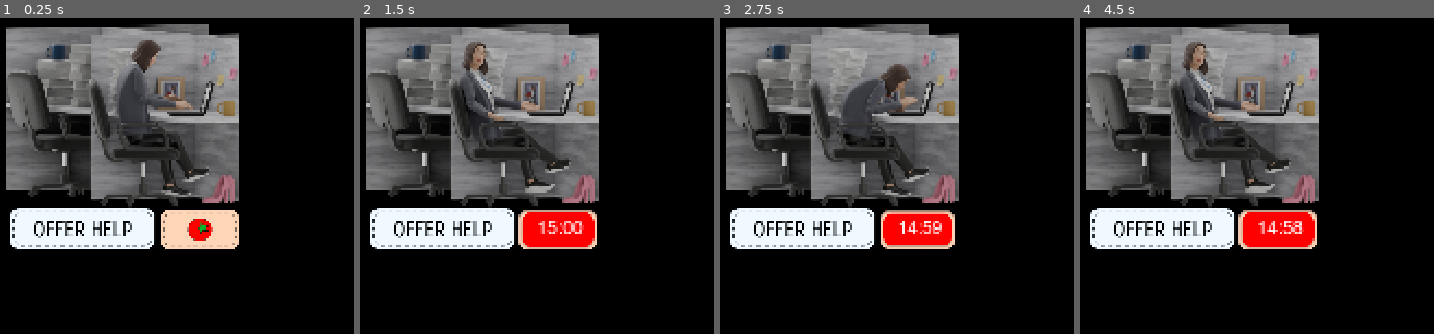
Above: before the commit, frames 1-4 (left to right).
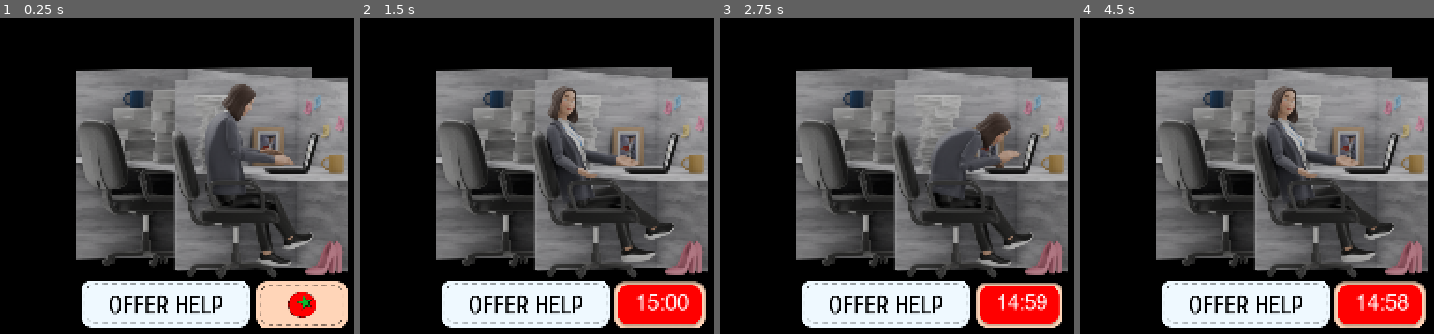
Above: after the commit, the same moments.

Repository: grkovalev/office-game
Game: Godot game, scene res://node.tscn
The game is run twice, just before and just after one commit, with the same random seed, the same clock (stepped at 60 frames per second) and the same inputs.
Inputs (mouse positions are in pixels of both pictures, inside the frame that each line leads up to; where the layout moved, square brackets give the same spot in the first picture):
- Up to frame 1 (0.25 s): no input
- Up to frame 2 (1.5 s): click (660, 305) [558, 232] at 0.5 s; click "15:00" at 1.25 s
- Up to frame 3 (2.75 s): click "15:00" at 2 s
- Up to frame 4 (4.5 s): click "14:59" at 2.75 s; click "14:59" at 3.5 s; click "14:58" at 4.25 s

The runs differ from the first frame. In frame 1, 71% of the frame differs, in the area x 1-99%, y 1-99%; in frame 2, 71%; in frame 3, 70%; in frame 4, 71%.

Commit message:
scene layout elements

Diff:
--- /dev/null
+++ b/calendartetris.tscn
@@ -0,0 +1,154 @@
+[gd_scene load_steps=17 format=3 uid="uid://dvdkj6gr6sny"]
+
+[ext_resource type="FontFile" uid="uid://72opr2tj16ch" path="res://fonts/Helvetica-Bold.ttf" id="1_5l5t3"]
+[ext_resource type="FontFile" uid="uid://crhysmfg7mn73" path="res://fonts/Helvetica-Oblique.ttf" id="2_jwokj"]
+
+[sub_resource type="Gradient" id="Gradient_k6kum"]
+colors = PackedColorArray(0.5897706, 0.686903, 0.71425915, 1, 0.44313726, 0.5411765, 0.5686275, 1)
+
+[sub_resource type="GradientTexture2D" id="GradientTexture2D_ucthv"]
+gradient = SubResource("Gradient_k6kum")
+
+[sub_resource type="Gradient" id="Gradient_5l5t3"]
+colors = PackedColorArray(0.7529412, 0.81960785, 0.8392157, 1, 0.751621, 0.8193747, 0.8392775, 1)
+
+[sub_resource type="GradientTexture2D" id="GradientTexture2D_ay14k"]
+gradient = SubResource("Gradient_5l5t3")
+
+[sub_resource type="Gradient" id="Gradient_jwokj"]
+colors = PackedColorArray(1, 1, 1, 1, 1, 1, 1, 1)
+
+[sub_resource type="GradientTexture2D" id="GradientTexture2D_4w1so"]
+gradient = SubResource("Gradient_jwokj")
+
+[sub_resource type="Gradient" id="Gradient_pl1es"]
+colors = PackedColorArray(0.20392157, 0.29411766, 0.80784315, 1, 0.20392157, 0.29411766, 0.80784315, 1)
+
+[sub_resource type="GradientTexture2D" id="GradientTexture2D_063xu"]
+gradient = SubResource("Gradient_pl1es")
+
+[sub_resource type="Gradient" id="Gradient_bwdfo"]
+colors = PackedColorArray(0.8980392, 0.6156863, 0.26666668, 1, 0.8980392, 0.6156863, 0.26666668, 1)
+
+[sub_resource type="GradientTexture2D" id="GradientTexture2D_xt0v1"]
+gradient = SubResource("Gradient_bwdfo")
+
+[sub_resource type="Gradient" id="Gradient_sriha"]
+colors = PackedColorArray(0.10152156, 0.4439258, 0.31549373, 1, 0.101960786, 0.44313726, 0.3137255, 1)
+
+[sub_resource type="GradientTexture2D" id="GradientTexture2D_ek6ok"]
+gradient = SubResource("Gradient_sriha")
+
+[sub_resource type="Gradient" id="Gradient_5beks"]
+colors = PackedColorArray(0.7358665, 0.23198193, 0.32481375, 1, 0.7372549, 0.23137255, 0.3254902, 1)
+
+[sub_resource type="GradientTexture2D" id="GradientTexture2D_yv368"]
+gradient = SubResource("Gradient_5beks")
+
+[node name="main_calendartetris" type="Node2D"]
+
+[node name="bg_color" type="TextureRect" parent="."]
+offset_right = 1504.0
+offset_bottom = 1105.0
+texture = SubResource("GradientTexture2D_ucthv")
+
+[node name="bg_undercalendar" type="TextureRect" parent="."]
+offset_left = 64.0
+offset_top = 256.0
+offset_right = 1472.0
+offset_bottom = 960.0
+size_flags_horizontal = 4
+size_flags_vertical = 4
+texture = SubResource("GradientTexture2D_ay14k")
+
+[node name="calendar_ui" type="TextureRect" parent="."]
+offset_left = 80.0
+offset_top = 280.0
+offset_right = 328.0
+offset_bottom = 512.0
+size_flags_horizontal = 4
+size_flags_vertical = 4
+texture = SubResource("GradientTexture2D_4w1so")
+
+[node name="calendar_ui3" type="TextureRect" parent="."]
+offset_left = 352.0
+offset_top = 280.0
+offset_right = 472.0
+offset_bottom = 936.0
+size_flags_horizontal = 4
+size_flags_vertical = 4
+texture = SubResource("GradientTexture2D_4w1so")
+
+[node name="calendar_ui2" type="TextureRect" parent="."]
+offset_left = 80.0
+offset_top = 536.0
+offset_right = 328.0
+offset_bottom = 936.0
+size_flags_horizontal = 4
+size_flags_vertical = 4
+texture = SubResource("GradientTexture2D_4w1so")
+
+[node name="01_secpers" type="TextureRect" parent="."]
+offset_left = 472.0
+offset_top = 160.0
+offset_right = 722.0
+offset_bottom = 240.0
+size_flags_horizontal = 4
+size_flags_vertical = 4
+texture = SubResource("GradientTexture2D_063xu")
+
+[node name="02_secpers" type="TextureRect" parent="."]
+offset_left = 722.0
+offset_top = 160.0
+offset_right = 972.0
+offset_bottom = 240.0
+size_flags_horizontal = 4
+size_flags_vertical = 4
+texture = SubResource("GradientTexture2D_xt0v1")
+
+[node name="03_secpers" type="TextureRect" parent="."]
+offset_left = 972.0
+offset_top = 160.0
+offset_right = 1222.0
+offset_bottom = 240.0
+size_flags_horizontal = 4
+size_flags_vertical = 4
+texture = SubResource("GradientTexture2D_ek6ok")
+
+[node name="04_secpers" type="TextureRect" parent="."]
+offset_left = 1222.0
+offset_top = 160.0
+offset_right = 1472.0
+offset_bottom = 240.0
+size_flags_horizontal = 4
+size_flags_vertical = 4
+texture = SubResource("GradientTexture2D_yv368")
+
+[node name="title" type="Label" parent="."]
+offset_left = 376.0
+offset_top = 38.0
+offset_right = 808.0
+offset_bottom = 83.0
+theme_override_fonts/font = ExtResource("1_5l5t3")
+theme_override_font_sizes/font_size = 32
+text = "SCHEDULE A MEETING"
+
+[node name="subtitle" type="Label" parent="."]
+offset_left = 760.0
+offset_top = 38.0
+offset_right = 1144.0
+offset_bottom = 78.0
+theme_override_fonts/font = ExtResource("2_jwokj")
+theme_override_font_sizes/font_size = 29
+text = "this tetris is not for the weak"
+autowrap_mode = 2
+
+[node name="grid10x20" type="GridContainer" parent="."]
+z_index = 4
+offset_left = 496.0
+offset_top = 280.0
+offset_right = 576.0
+offset_bottom = 336.0
+size_flags_horizontal = 4
+size_flags_vertical = 4
+columns = 20
--- a/minesweeper.tscn
+++ b/minesweeper.tscn
@@ -123,9 +123,9 @@
 texture = SubResource("GradientTexture2D_8neyo")
 
 [node name="bg_undermines" type="TextureRect" parent="Window"]
-offset_left = 472.0
+offset_left = 470.0
 offset_top = 240.0
-offset_right = 984.0
+offset_right = 976.0
 offset_bottom = 808.0
 size_flags_horizontal = 4
 size_flags_vertical = 4
--- a/project.godot
+++ b/project.godot
@@ -21,7 +21,6 @@
 window/size/viewport_height=1100
 window/size/transparent=true
 window/stretch/mode="canvas_items"
-window/stretch/scale=0.86
 window/per_pixel_transparency/allowed=true
 
 [rendering]
Not shown: 1 places in minesweeper.tscn that only renumber resources
